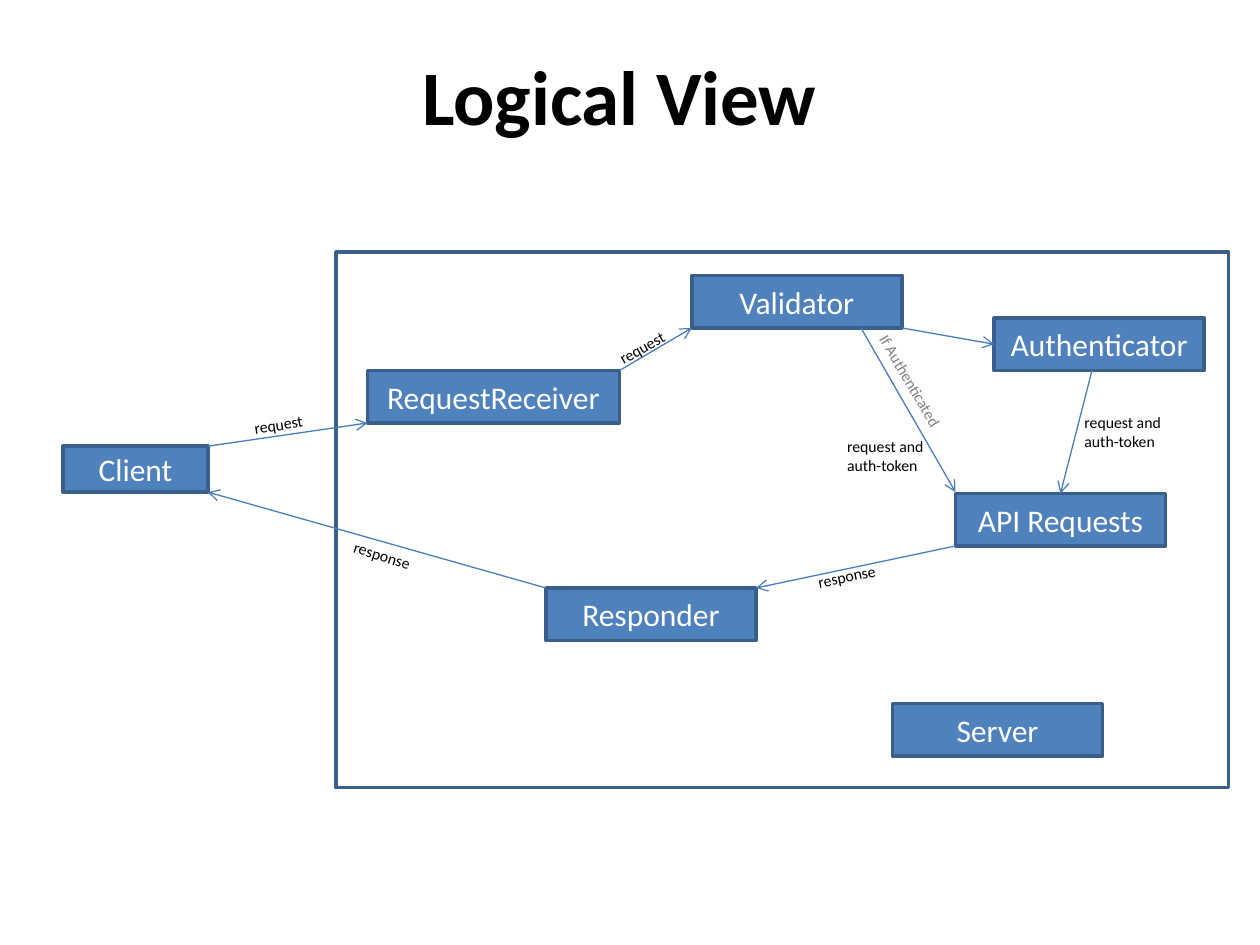
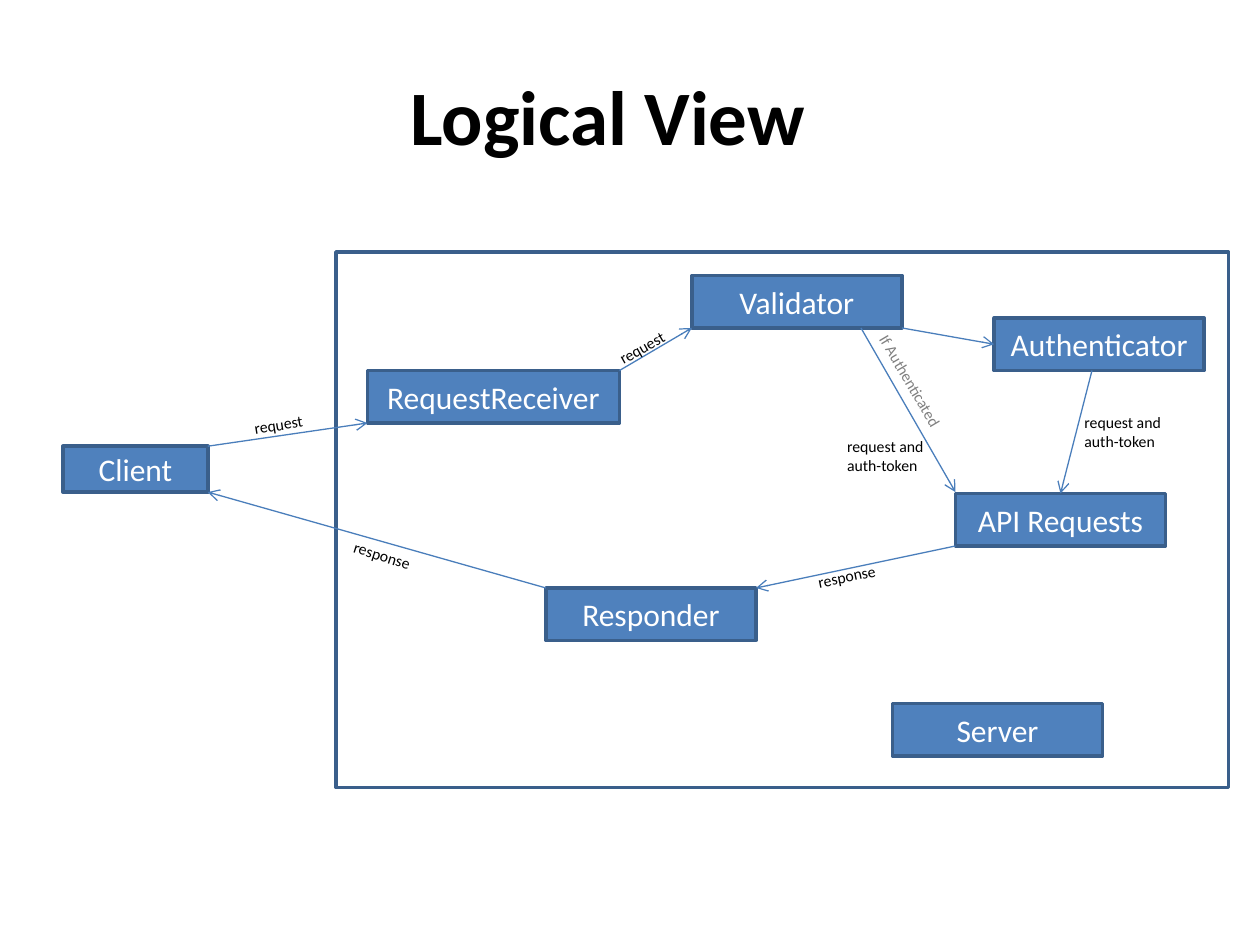
Before and after one commit to pankajprateek/easyCloud, a slide deck: slide 8 of Midterm Presentation/presentation_cs455.pptx (slide 11 before the commit). Drawn at 1260x945 pixels with LibreOffice and Linux fonts; fonts in the diff are those of the drawing. Boxes give left, top, right and bottom in pixels: in the first picture for what was removed or moved away, otherwise in the second. Text is boxed around its words. In the diff, an @@ line names an element or a change of style, - is before the commit and + after.

```diff
--- a/Midterm Presentation/presentation_cs455.pptx
+++ b/Midterm Presentation/presentation_cs455.pptx
@@ text "Logical View": place and size @@
-text "Logical View" at (422, 71, 816, 138)
+text "Logical View" at (411, 91, 805, 158)
```
Also in this commit, not shown: 4 other slides changed, 1 other file.
